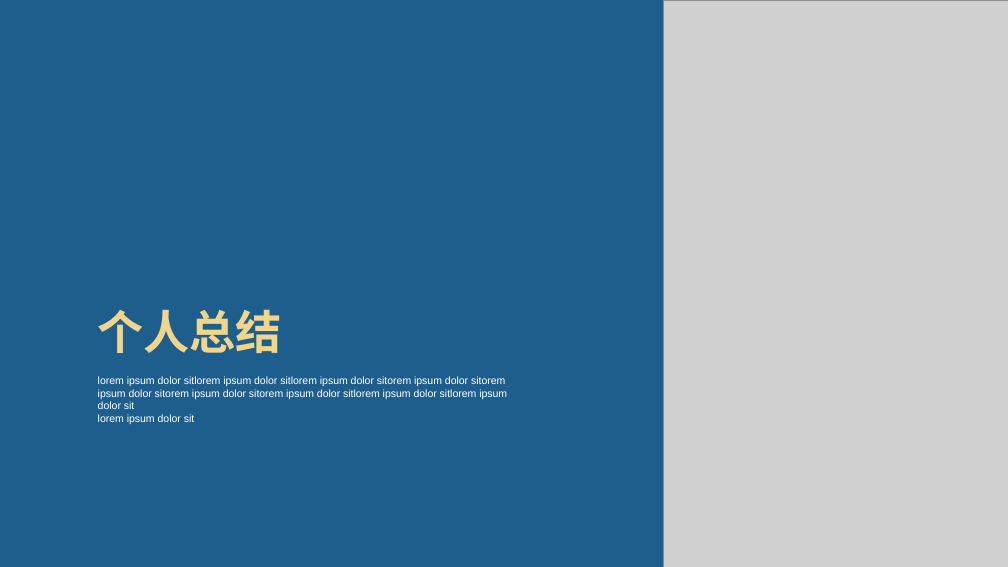
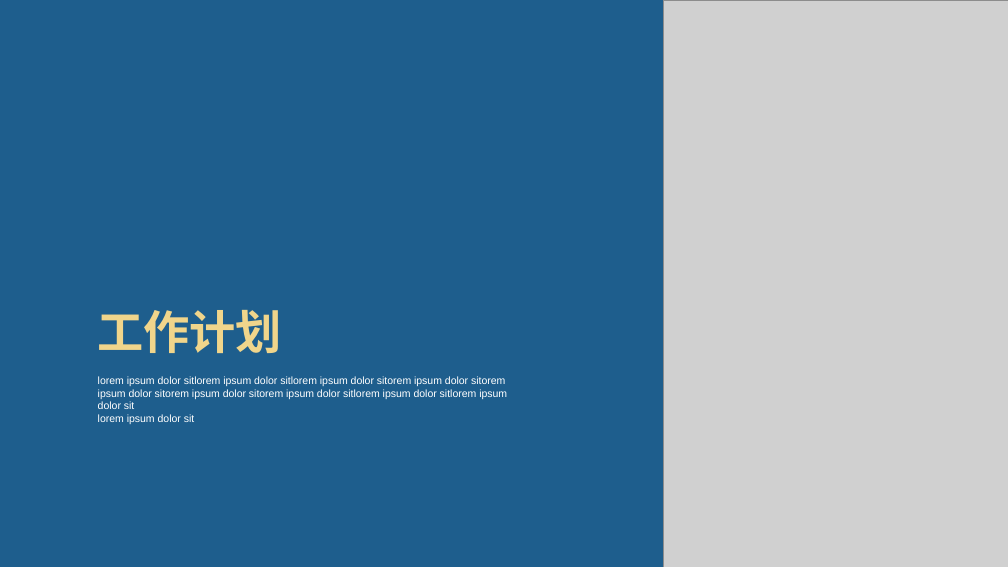
Before and after one commit to huangxuepeng/work-study, a slide deck: slide 26 of 黄雪朋.pptx (slide 25 before the commit). Drawn at 1008x567 pixels with LibreOffice and Linux fonts; fonts in the diff are those of the drawing; grey boxes stand for pictures; background and template pictures are left out. Boxes give left, top, right and bottom in pixels: in the first picture for what was removed or moved away, otherwise in the second. Text is boxed around its words. In the diff, an @@ line names an element or a change of style, - is before the commit and + after.

Commit message:
ppt

```diff
--- a/黄雪朋.pptx
+++ b/黄雪朋.pptx
@@ text at [97,310,282,353]: text changed @@
-个人总结
+工作计划
```
Also in this commit, not shown: 10 other slides changed, 3 slides added, 4 slides removed.
